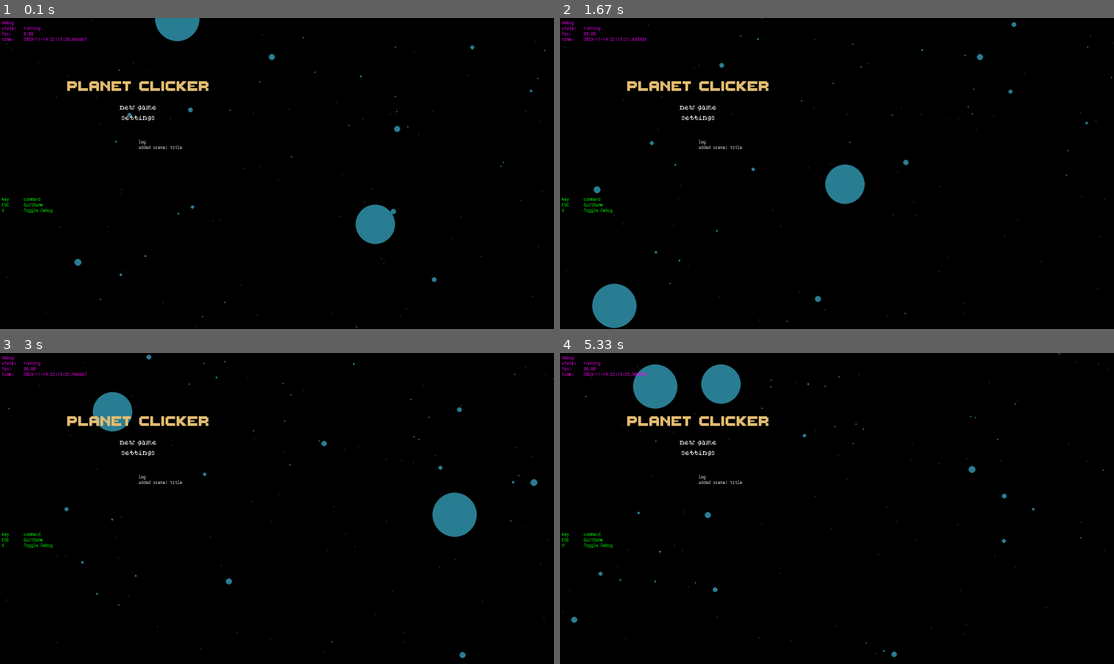
Above: before the commit, frames 1-4 (two rows, left to right).
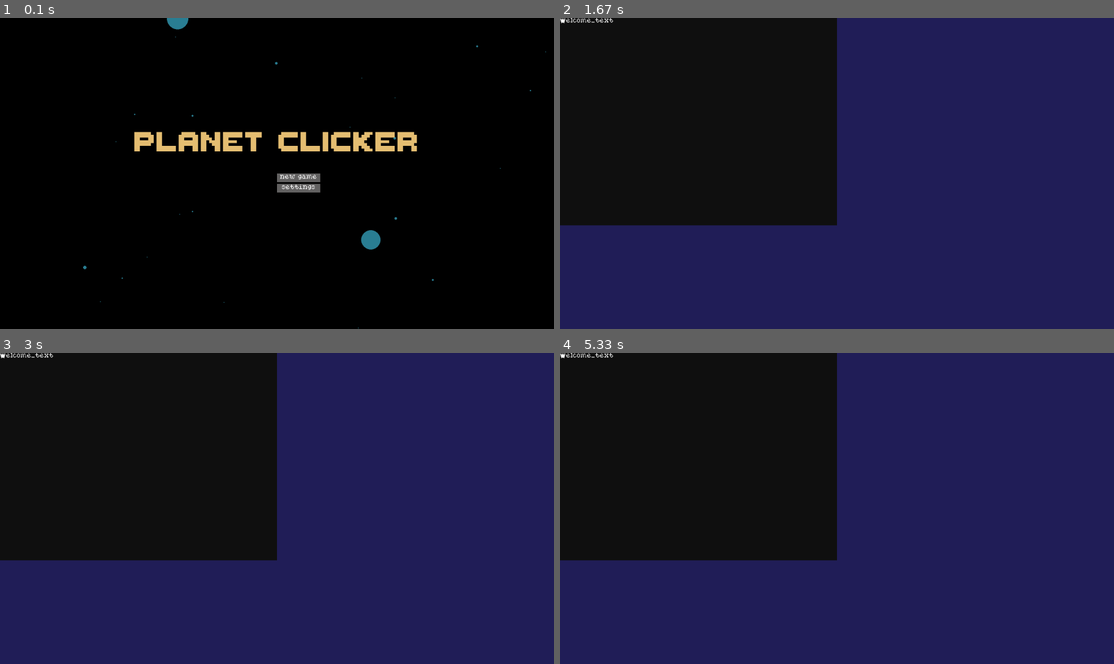
Above: after the commit, the same moments.

Repository: wwafflless/PlanetClicker
Game: pygame game, started from planetclicker/__main__.py
Same seed, same stepped clock (60 frames per second), same inputs: the game is played once before the commit and once after it.
Inputs (mouse positions are in pixels of both pictures, inside the frame that each line leads up to):
- Up to frame 1 (0.1 s): no input
- Up to frame 2 (1.67 s): press the mouse at (859, 176) at 0.37 s; move the mouse to (875, 210) at 0.47 s; release the mouse at (892, 241) at 0.6 s; tap D at 0.67, 1.5 s
- Up to frame 3 (3 s): no input
- Up to frame 4 (5.33 s): no input

The runs differ from the first frame. In frame 1, 4.6% of the frame differs, in the area x 0-99%, y 0-100%; in frame 2, 68%; in frame 3, 68%; in frame 4, 69%, in the area x 0-100%, y 0-100%.

Commit message:
appearance stuff

Diff:
--- a/planetclicker/__main__.py
+++ b/planetclicker/__main__.py
@@ -8,7 +8,7 @@
 
 
 def main():
-    game = Game(debug=True)
+    game = Game(debug=False)
     game.run()
 
 
--- a/planetclicker/font.py
+++ b/planetclicker/font.py
@@ -40,7 +40,7 @@
 
 TitleFont = Font(
     font_name=FontEnum.thaleah_fat.value,
-    font_size=64,
+    font_size=128,
 )
 TextFont = Font(
     FontEnum.pixelated_elegance,
@@ -48,5 +48,5 @@
 )
 DebugFont = Font(
     FontEnum.roboto,
-    12,
+    16,
 )
--- a/planetclicker/scene/title.py
+++ b/planetclicker/scene/title.py
@@ -37,19 +37,19 @@
             "settings",
         ]
 
-        self.buttons = []
+        self.buttons: list[UIButton] = []
         self.selected_button_index = 0
         for i in range(len(button_texts)):
             new_button = UIButton(
-                (400 - (75 / 2), 250 + (i * 30)),
-                (75, 25),
-                (255, 255, 255, 255),
+                (400 - (75 / 2), 450 + (i * 30)),
+                (125, 25),
+                (255, 255, 255, 100),
                 button_texts[i],
                 True,
                 (43, 127, 148, 255),
-                (0, 0, 0, 0),
-                (0, 0, 0, 0),
-                True,
+                # (0, 0, 0, 0),
+                # (0, 0, 0, 0),
+                # True,
             )
             new_button.link(2, self.click_button)
             self.buttons.append(new_button)
@@ -59,6 +59,7 @@
         for i, button in enumerate(self.buttons):
             if button == self.buttons[i]:
                 self.selected_button_index = i
+                button.selected = True
                 break
 
         destinations = [
@@ -71,8 +72,6 @@
         SceneManager().push(destinations[self.selected_button_index]())  # TODO
 
     def handle_input(self, events, pressed_keys):
-        for b in self.buttons:
-            b.handle_input(events, pressed_keys)
 
         for event in events:
             if event.type == pygame.KEYDOWN:
@@ -81,23 +80,25 @@
                     self.click_button(self.selected_button, event)
                     break
 
-            # match (event.type):
-            #     case pygame.KEYDOWN:
-            #         match event.key:
-            #             case pygame.K_UP:
-            #                 print("pressed up")
-            #                 self.selected_button_index -= 1
-            #                 self.selected_button_index %= len(self.buttons)
-            #                 break
-            #             case pygame.K_DOWN:
-            #                 self.selected_button_index += 1
-            #                 self.selected_button_index %= len(self.buttons)
-            #                 self.buttons[self.selected_button_index]
-            #                 break
+                elif event.key == pygame.K_DOWN:
+                    self.select_button(1)
+                    break
+                elif event.key == pygame.K_UP:
+                    self.select_button(-1)
+                    break
+        for b in self.buttons:
+            b.handle_input(events, pressed_keys)
 
     @property
     def selected_button(self):
         return self.buttons[self.selected_button_index]
+
+    def select_button(self, dir):
+        for button in self.buttons:
+            button.selected = False
+        self.selected_button_index += dir + len(self.buttons)
+        self.selected_button_index %= len(self.buttons)
+        self.buttons[self.selected_button_index].selected = True
 
     def update(self):
         self.particles.update()
@@ -107,24 +108,14 @@
     def render(self, surface: pygame.Surface):
         surface.fill(Colors.background)
         self.particles.draw(surface)
-        title_rect = self.title_text.get_rect()
+        rect = surface.get_rect()
         surface.blit(
             self.title_text,
             (
-                self.rect.centerx - title_rect.centerx,
-                self.rect.height // 3 - title_rect.centery,
+                rect.centerx - self.title_text.get_rect().centerx,
+                rect.height // 3,
             ),
         )
         for b in self.buttons:
+            b.pos = (rect.centerx, b.pos[1])
             b.draw(surface)
-        """
-        for i, button in enumerate(self.buttons):
-            color = Color.accent if button == self.selected_button else Color.text
-            screen.blit(
-                text_font.render(button.text, False, color),
-                (
-                    self.rect.centerx - text_font.size(button.text)[0] // 2,
-                    self.rect.height // 2 + i * 20,
-                ),
-            )
-            """
--- a/planetclicker/settings.py
+++ b/planetclicker/settings.py
@@ -82,7 +82,7 @@
                 [
                     SettingOption("fps", 30, [30, 60]),
                     SettingOption("dpi", 72, [72, 300]),
-                    SettingOption.Bool("fullscreen", True),
+                    SettingOption.Bool("fullscreen", False),
                     SettingOption("resolution", (1600, 900), [(1600, 900), (800, 600)]),
                 ],
             ),
--- a/planetclicker/sprite/bg_star.py
+++ b/planetclicker/sprite/bg_star.py
@@ -13,9 +13,8 @@
         self.y = y
         self.z = np.random.uniform(0.0, 10.0)
         self.r = 0.5 / self.z
-        # self.r = np.random.geometric(0.618)
         self.t = np.random.uniform(0.0001, 2.0 * np.pi)
-        self.dt = np.random.uniform(-0.01, 0.01)
+        self.dt = np.random.uniform(0.01, 2.0)
         self.dx = self.r * np.cos(self.t)
         self.dy = self.r * np.sin(self.t)
         self.dz = self.r * np.cos(self.t)
@@ -23,8 +22,8 @@
 
     def update(self):
         self.t += self.dt
-        self.dx = self.r * np.cos(self.t)
-        self.dy = self.r * np.sin(self.t)
+        self.dx = self.r * np.cos(self.dt)
+        self.dy = self.r * np.sin(self.dt)
         # self.dz = np.sin(self.t / 2.0)
         self.x += self.dx / 1
         self.y += self.dy / 1
@@ -35,17 +34,9 @@
             surface,
             color=Colors.accent,
             center=(self.x, self.y),
-            radius=0.5 + 1.0 / self.z,
-            # radius=1 / (np.square(self.z)),
+            radius=self.r,
         )
         self.surface.set_alpha(int(10.0 + self.z))
-        print("z", 20.0 / self.z)
-        # surface.blit(
-        #     self.surface,
-        #     (self.x, self.y),
-        # )
-        # self.surface.fill(Colors.brand)
-        # window.blit(self.surface, (self.x, self.y, 5, 5))
 
 
 class BGStarSystem:
--- a/planetclicker/ui/button.py
+++ b/planetclicker/ui/button.py
@@ -91,23 +91,19 @@
         if not self.interactable:
             return
         for event in events:
-            match (event.type):
-                case pygame.MOUSEMOTION:
-                    if self.hovered:
-                        if self.does_collide(event.pos):
-                            self.on_mouse_entered(event)
-                            self.hovered = True
-                    else:
-                        self.on_mouse_exited(event)
-                        self.hovered = False
+            if event.type == pygame.MOUSEMOTION:
+                if self.does_collide(event.pos):
+                    self.on_mouse_entered(event)
+                    self.hovered = True
+                else:
+                    self.on_mouse_exited(event)
+                    self.hovered = False
                     break
-                case pygame.MOUSEBUTTONDOWN:
-                    if self.does_collide(event.pos):
-                        self.on_mouse_down(event)
+            elif event.type == pygame.MOUSEBUTTONDOWN:
+                if self.does_collide(event.pos):
+                    self.on_mouse_down(event)
+                    self.selected = True
                     break
-                case pygame.MOUSEBUTTONUP:
-                    if self.does_collide(event.pos):
-                        self.on_mouse_up(event)
 
     #   returns true if the point is within this button (whole screen coords)
     def does_collide(self, to_check) -> bool:
